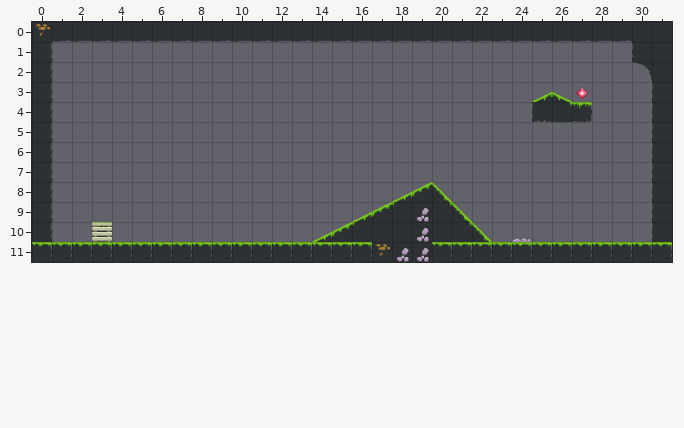
Tiled map, stored at android/assets/maps/boxMap.tmx. The picture above is the old version.
Cells are 64x64 px. Shown: x 0..31, y 0..11.
Now the later version:
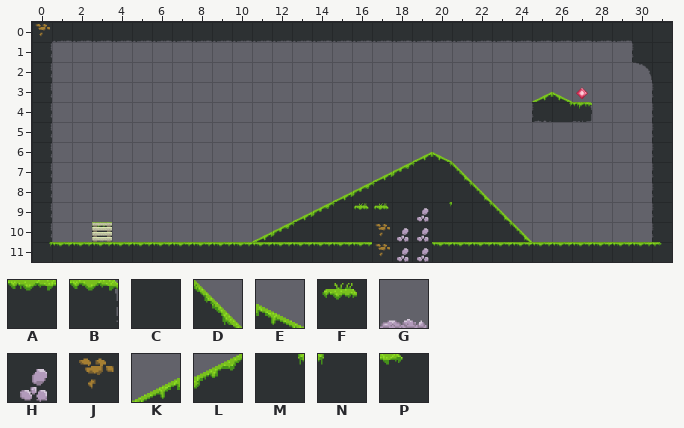
Key: from "MyTiles_64x64": A 0, B 1, C 14, D 20, E 25, F 27, G 46, H 47, J 49, K 52, L 53, M 60, N 61, P 63.
_ is an empty cell.
The edit:
Layer "map":
Tile B becomes tile A in row 11 at x 1 to 16 and 20 to 30.
Tile D becomes tile C in row 8 at x 20; in row 9 at x 21; in row 10 at x 22.
Tile K becomes tile C in row 8 at x 18; in row 10 at x 14.
Tile L becomes tile C in row 8 at x 19; in row 10 at x 15.
Tile M becomes tile C in row 10 at x 21.
Tile N becomes tile C in row 9 at x 18; in row 10 at x 16.
Tile G becomes tile D in row 10 at x 24.
The author put tile D in row 7 at x 21; in row 8 at x 22; in row 9 at x 23.
The author put tile E in row 6 at x 20.
Tile K becomes tile F in row 9 at x 16.
Tile L becomes tile F in row 9 at x 17.
Tile C becomes tile H in row 10 at x 18.
Tile C becomes tile J in row 10 at x 17.
The author put tile K in row 6 at x 19; in row 7 at x 17; in row 8 at x 15; in row 9 at x 13; in row 10 at x 11.
The author put tile L in row 7 at x 18; in row 8 at x 16; in row 9 at x 14; in row 10 at x 12.
Tile B becomes tile M in row 11 at x 0.
The author put tile M in row 7 at x 20; in row 8 at x 21; in row 9 at x 22; in row 10 at x 23.
The author put tile N in row 7 at x 19; in row 8 at x 17; in row 9 at x 15; in row 10 at x 13.
Tile B becomes tile P in row 11 at x 31.
Changed places in both pictures, as pixel boxes (x1, y1, x2, y2):
changed: (32, 152, 672, 260)
